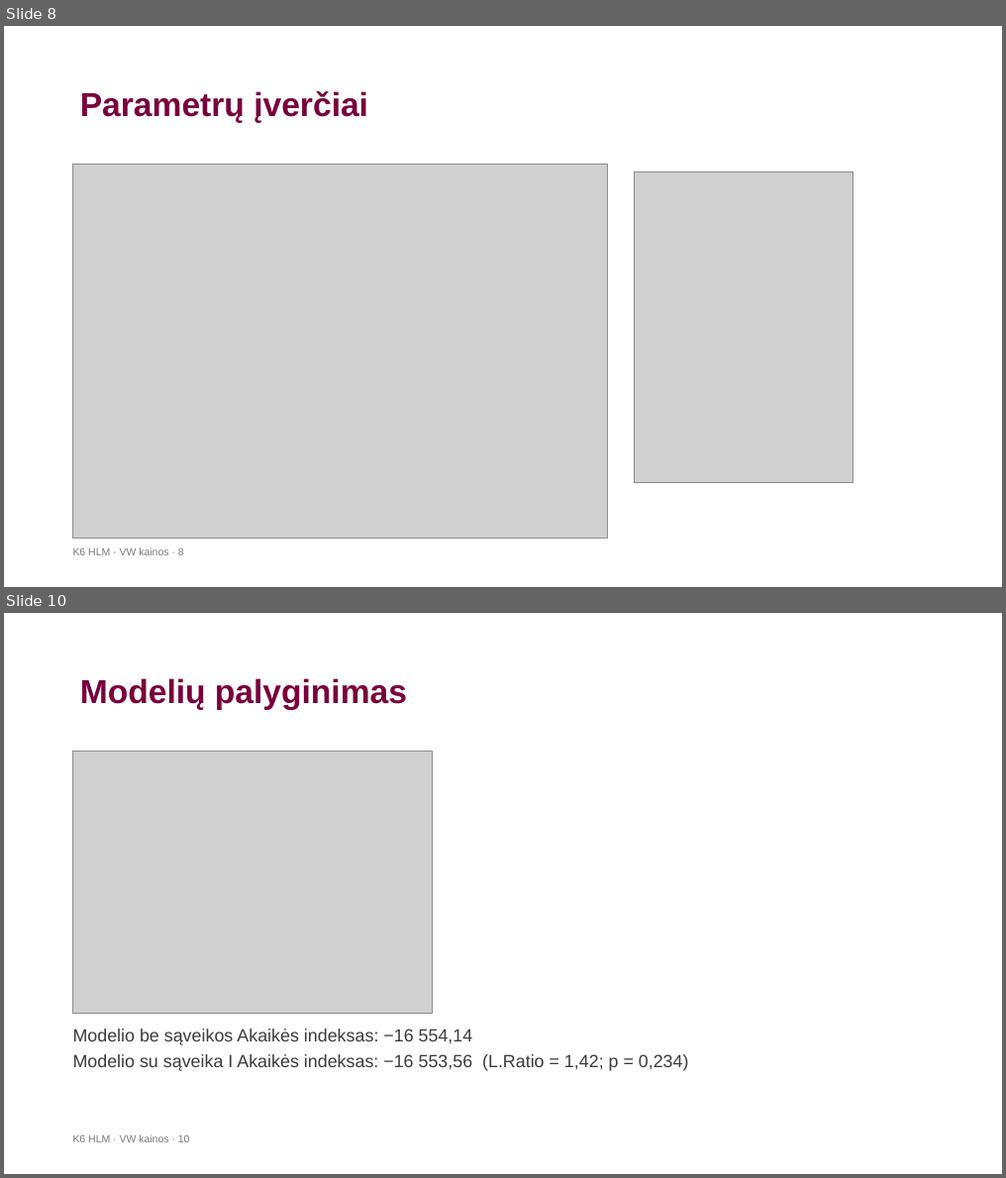
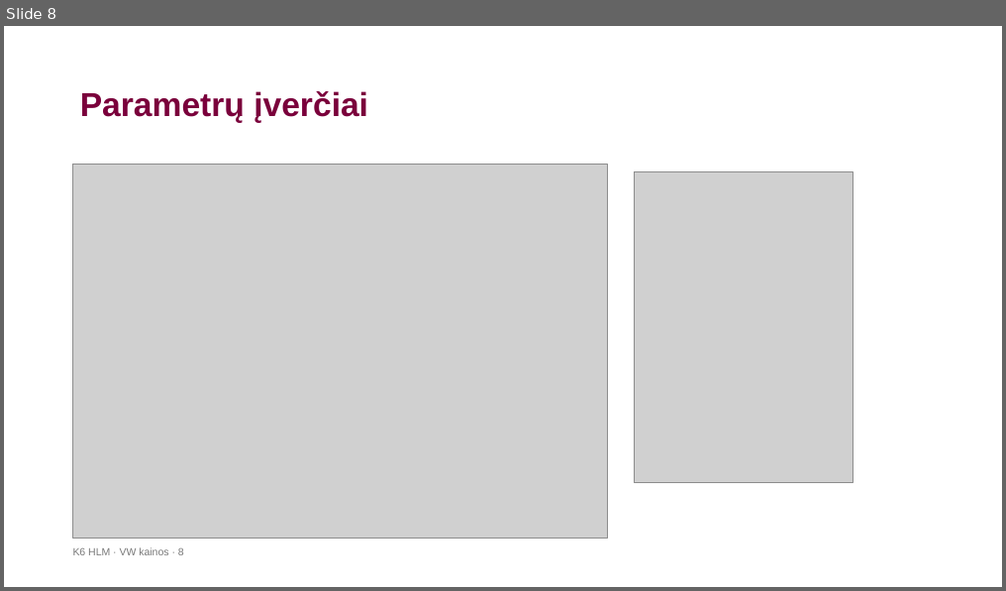
Before and after one commit to LidijaPu/K6, a slide deck: K6_HLM_VW_pristatymas-2.pptx. Shown one above the other, each under a label of ours: slides 8 and 10 before the commit, slide 8 after it; the slides between them are not shown. The pictures are 1006x1178 and 1006x591 pixels, drawn with LibreOffice and Linux fonts; fonts in the diff are those of the drawing; grey boxes stand for pictures; background and template pictures are left out. Boxes give left, top, right and bottom in pixels: in the first picture for what was removed or moved away, otherwise in the second. Text is boxed around its words. In the diff, an @@ line names an element or a change of style, - is before the commit and + after.

```diff
--- a/K6_HLM_VW_pristatymas-2.pptx
+++ b/K6_HLM_VW_pristatymas-2.pptx
@@ slide 10 removed at [4, 613, 1002, 1174], background #FFFFFF @@
@@ title removed at [80, 678, 407, 710] @@
-Modelių palyginimas
@@ picture removed at [73, 752, 432, 1014] @@
@@ text removed at [73, 1029, 689, 1071] @@
-Modelio be sąveikos Akaikės indeksas: −16 554,14
-Modelio su sąveika I Akaikės indeksas: −16 553,56 (L.Ratio = 1,42; p = 0,234)
@@ text removed at [73, 1135, 190, 1143] @@
-K6 HLM · VW kainos · 10
```
Also in this commit, not shown: 6 slides changed, 1 slide added, 4 other slides removed, 4 other files.
